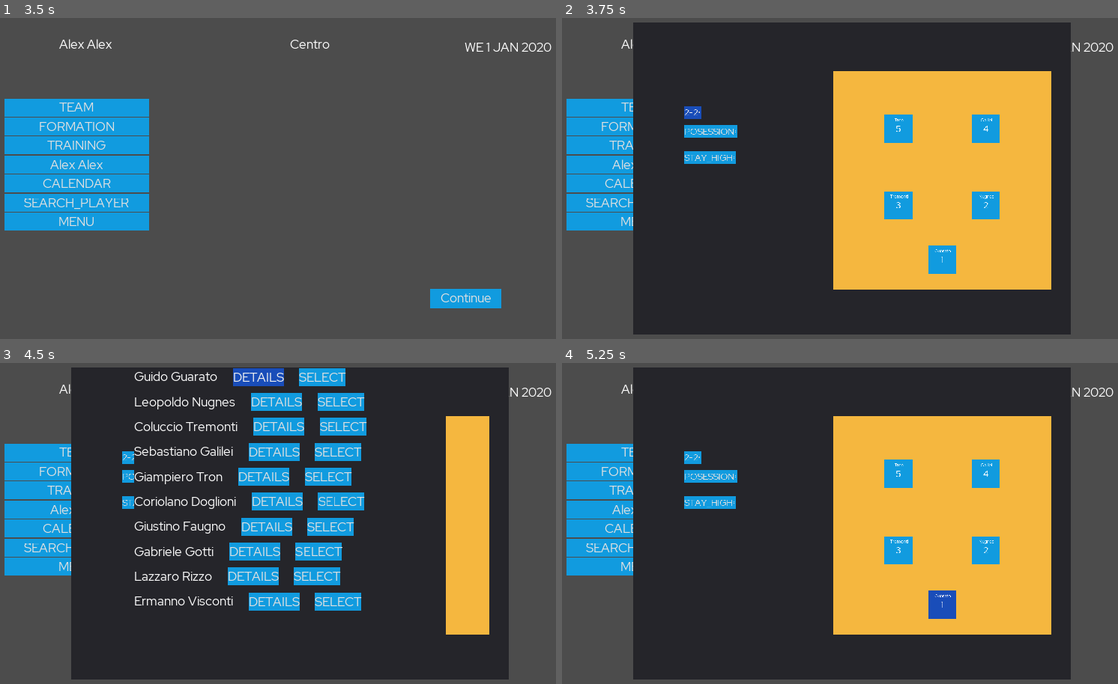
Above: before the commit, frames 1-4 (two rows, left to right).
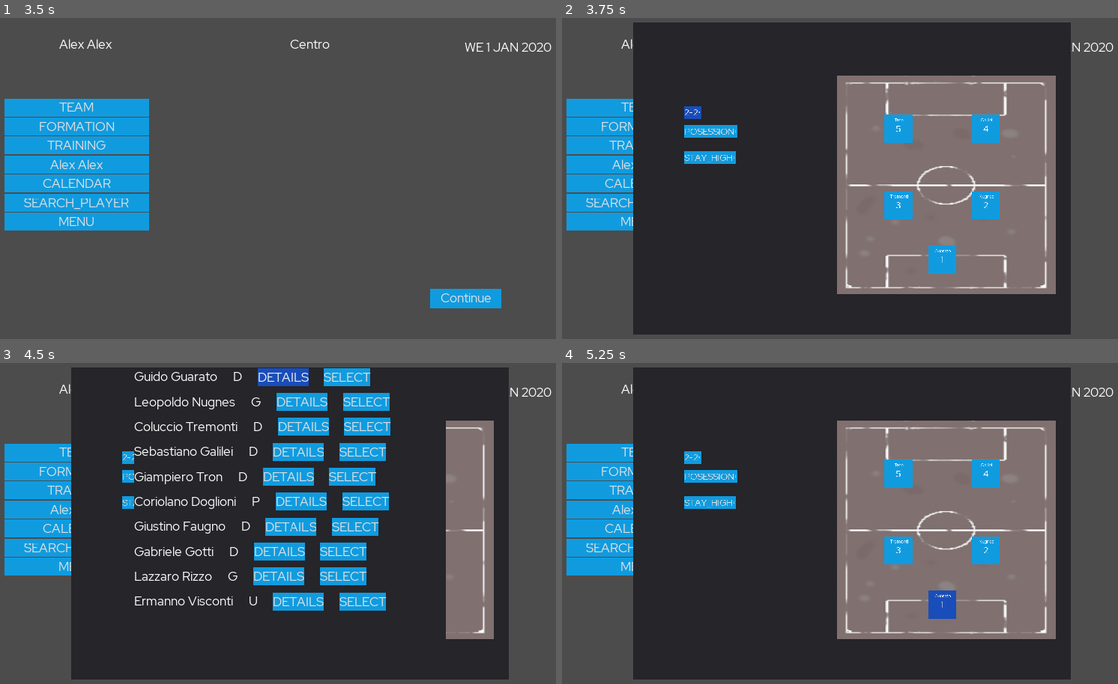
Above: after the commit, the same moments.

Repository: dulvui/futsal-manager
Game: Godot game, scene res://src/screens/splash/SplashScreen.tscn
The game is run twice, just before and just after one commit, with the same random seed, the same clock (stepped at 60 frames per second) and the same inputs.
Inputs (mouse positions are in pixels of both pictures, inside the frame that each line leads up to):
- Up to frame 1 (3.5 s): click "START" at 0.5 s; click (316, 143) at 1.27 s; type "Alex" at 1.35 s; click (316, 168) at 1.5 s; type "Alex" at 1.58 s; click "Continue" at 2 s; click "Centro" at 2.75 s
- Up to frame 2 (3.75 s): click "FORMATION" at 3.5 s
- Up to frame 3 (4.5 s): click (378, 603) at 4.27 s
- Up to frame 4 (5.25 s): click "Continue" at 5 s

Frame 1 is identical in both runs. In frame 2, 26% of the frame differs, in the area x 48-89%, y 16-87%; in frame 3, 16%; in frame 4, 26%.

Commit message:
added moving players

Diff:
--- a/game/project.godot
+++ b/game/project.godot
@@ -41,9 +41,20 @@
 
 theme/custom="res://theme.tres"
 
+[layer_names]
+
+2d_physics/layer_1="ball"
+2d_physics/layer_2="world"
+2d_physics/layer_3="lines"
+2d_physics/layer_4="player"
+
 [locale]
 
 translations=PoolStringArray( "res://assets/i18n/FutsalManagerI18N - Sheet1.de.translation", "res://assets/i18n/FutsalManagerI18N - Sheet1.en.translation", "res://assets/i18n/FutsalManagerI18N - Sheet1.it.translation" )
+
+[physics]
+
+2d/default_gravity_vector=Vector2( 0, 0 )
 
 [rendering]
 
--- a/game/src/screens/dashboard/Dashboard.gd
+++ b/game/src/screens/dashboard/Dashboard.gd
@@ -30,8 +30,6 @@
 	pass # Replace with function body.
 
 
-
-
 func _on_SearchPlayer_pressed():
 	$AllPlayersPopup.popup_centered()
 
@@ -42,3 +40,7 @@
 
 func _on_Formation_pressed():
 	$FormationPopUp.popup_centered()
+
+
+func _on_Continue_pressed():
+	pass # Replace with function body.
--- a/game/src/screens/dashboard/Dashboard.tscn
+++ b/game/src/screens/dashboard/Dashboard.tscn
@@ -175,3 +175,4 @@
 [connection signal="pressed" from="Buttons/Calendar" to="." method="_on_Calendar_pressed"]
 [connection signal="pressed" from="Buttons/SearchPlayer" to="." method="_on_SearchPlayer_pressed"]
 [connection signal="pressed" from="Buttons/Menu" to="." method="_on_Menu_pressed"]
+[connection signal="pressed" from="Continue" to="." method="_on_Continue_pressed"]
--- /dev/null
+++ b/game/src/screens/match/Match.gd
@@ -0,0 +1,6 @@
+extends Control
+
+
+
+func _ready():
+	pass # Replace with function body.
--- /dev/null
+++ b/game/src/screens/match/Match.tscn
@@ -0,0 +1,127 @@
+[gd_scene load_steps=4 format=2]
+
+[ext_resource path="res://src/screens/match/field/Field.tscn" type="PackedScene" id=1]
+[ext_resource path="res://theme.tres" type="Theme" id=2]
+[ext_resource path="res://src/screens/match/Match.gd" type="Script" id=3]
+
+[node name="Match" type="Control"]
+anchor_right = 1.0
+anchor_bottom = 1.0
+theme = ExtResource( 2 )
+script = ExtResource( 3 )
+__meta__ = {
+"_edit_use_anchors_": false
+}
+
+[node name="HUD" type="Control" parent="."]
+margin_right = 40.0
+margin_bottom = 40.0
+__meta__ = {
+"_edit_use_anchors_": false
+}
+
+[node name="TopBar" type="HBoxContainer" parent="HUD"]
+anchor_left = 0.5
+anchor_right = 0.5
+margin_left = 700.927
+margin_top = 47.2864
+margin_right = 1189.93
+margin_bottom = 103.286
+custom_constants/separation = 20
+__meta__ = {
+"_edit_use_anchors_": false
+}
+
+[node name="Time" type="Label" parent="HUD/TopBar"]
+margin_right = 47.0
+margin_bottom = 56.0
+text = "32"
+__meta__ = {
+"_edit_use_anchors_": false
+}
+
+[node name="Home" type="Label" parent="HUD/TopBar"]
+margin_left = 67.0
+margin_right = 226.0
+margin_bottom = 56.0
+text = "Robledo"
+__meta__ = {
+"_edit_use_anchors_": false
+}
+
+[node name="Result" type="Label" parent="HUD/TopBar"]
+margin_left = 246.0
+margin_right = 306.0
+margin_bottom = 56.0
+text = "3:0"
+__meta__ = {
+"_edit_use_anchors_": false
+}
+
+[node name="Away" type="Label" parent="HUD/TopBar"]
+margin_left = 326.0
+margin_right = 489.0
+margin_bottom = 56.0
+text = "Cisneros"
+__meta__ = {
+"_edit_use_anchors_": false
+}
+
+[node name="Pause" type="Button" parent="HUD"]
+margin_left = 1703.62
+margin_top = 36.0218
+margin_right = 1840.62
+margin_bottom = 92.0218
+text = "PAUSE"
+
+[node name="LeftButtons" type="VBoxContainer" parent="HUD"]
+margin_left = 215.352
+margin_top = 337.73
+margin_right = 467.352
+margin_bottom = 753.73
+__meta__ = {
+"_edit_use_anchors_": false
+}
+
+[node name="Base" type="Button" parent="HUD/LeftButtons"]
+margin_right = 252.0
+margin_bottom = 56.0
+text = "FIELD"
+
+[node name="Change" type="Button" parent="HUD/LeftButtons"]
+margin_top = 60.0
+margin_right = 252.0
+margin_bottom = 116.0
+text = "CHANGE"
+
+[node name="Tactics" type="Button" parent="HUD/LeftButtons"]
+margin_top = 120.0
+margin_right = 252.0
+margin_bottom = 176.0
+text = "TACTICS"
+
+[node name="Formation" type="Button" parent="HUD/LeftButtons"]
+margin_top = 180.0
+margin_right = 252.0
+margin_bottom = 236.0
+text = "FORMATION"
+
+[node name="Table" type="Button" parent="HUD/LeftButtons"]
+margin_top = 240.0
+margin_right = 252.0
+margin_bottom = 296.0
+text = "TABLE"
+
+[node name="Matches" type="Button" parent="HUD/LeftButtons"]
+margin_top = 300.0
+margin_right = 252.0
+margin_bottom = 356.0
+text = "MATCHES"
+
+[node name="Votes" type="Button" parent="HUD/LeftButtons"]
+margin_top = 360.0
+margin_right = 252.0
+margin_bottom = 416.0
+text = "VOTES"
+
+[node name="Field" parent="." instance=ExtResource( 1 )]
--- /dev/null
+++ b/game/src/screens/match/field/Field.tscn
@@ -0,0 +1,139 @@
+[gd_scene load_steps=5 format=2]
+
+[ext_resource path="res://assets/field.png" type="Texture" id=1]
+[ext_resource path="res://src/screens/match/field/ball/Ball.tscn" type="PackedScene" id=2]
+[ext_resource path="res://src/screens/match/field/player/Player.tscn" type="PackedScene" id=3]
+
+[sub_resource type="RectangleShape2D" id=1]
+extents = Vector2( 531.495, 78.8438 )
+
+[node name="Field" type="Control"]
+margin_left = 635.678
+margin_top = 230.963
+margin_right = 1835.68
+margin_bottom = 1030.96
+__meta__ = {
+"_edit_use_anchors_": false
+}
+
+[node name="TextureRect" type="TextureRect" parent="."]
+anchor_left = 0.5
+anchor_top = 0.5
+anchor_right = 0.5
+anchor_bottom = 0.5
+margin_left = -528.0
+margin_top = -336.0
+margin_right = 528.0
+margin_bottom = 336.0
+texture = ExtResource( 1 )
+expand = true
+
+[node name="HomePlayers" type="Control" parent="."]
+margin_left = 69.4901
+margin_top = 67.7083
+margin_right = 109.49
+margin_bottom = 107.708
+
+[node name="G" parent="HomePlayers" instance=ExtResource( 3 )]
+position = Vector2( 24.9451, 297.56 )
+shirt_color = Color( 0.211765, 0.0196078, 0.0196078, 1 )
+
+[node name="D" parent="HomePlayers" instance=ExtResource( 3 )]
+position = Vector2( 187.089, 114.035 )
+pos = "D"
+shirt_number = "4"
+
+[node name="WL" parent="HomePlayers" instance=ExtResource( 3 )]
+position = Vector2( 187.089, 449.013 )
+pos = "WL"
+shirt_number = "5"
+
+[node name="WR" parent="HomePlayers" instance=ExtResource( 3 )]
+position = Vector2( 445.449, 459.704 )
+pos = "WR"
+shirt_number = "7"
+
+[node name="P" parent="HomePlayers" instance=ExtResource( 3 )]
+position = Vector2( 443.668, 119.38 )
+pos = "P"
+shirt_number = "9"
+
+[node name="AwayPlayers" type="Control" parent="."]
+margin_left = 584.726
+margin_top = 73.6318
+margin_right = 624.726
+margin_bottom = 113.632
+__meta__ = {
+"_edit_use_anchors_": false
+}
+
+[node name="G" parent="AwayPlayers" instance=ExtResource( 3 )]
+position = Vector2( 459.704, 279.742 )
+shirt_color = Color( 0.0509804, 0.101961, 0.854902, 1 )
+
+[node name="D" parent="AwayPlayers" instance=ExtResource( 3 )]
+position = Vector2( 317.16, 292.215 )
+pos = "D"
+shirt_number = "2"
+shirt_color = Color( 0.113725, 0.854902, 0.909804, 1 )
+
+[node name="WL" parent="AwayPlayers" instance=ExtResource( 3 )]
+position = Vector2( 155.016, 459.704 )
+pos = "WL"
+shirt_number = "3"
+shirt_color = Color( 0.113725, 0.854902, 0.909804, 1 )
+
+[node name="WR" parent="AwayPlayers" instance=ExtResource( 3 )]
+position = Vector2( 174.616, 83.7445 )
+pos = "WR"
+shirt_number = "6"
+shirt_color = Color( 0.113725, 0.854902, 0.909804, 1 )
+
+[node name="P" parent="AwayPlayers" instance=ExtResource( 3 )]
+position = Vector2( 58.7993, 283.306 )
+pos = "P"
+shirt_number = "9"
+shirt_color = Color( 0.113725, 0.854902, 0.909804, 1 )
+
+[node name="Ball" parent="." instance=ExtResource( 2 )]
+position = Vector2( 586.211, 390.214 )
+
+[node name="Walls" type="Control" parent="."]
+anchor_right = 1.0
+anchor_bottom = 1.0
+__meta__ = {
+"_edit_use_anchors_": false
+}
+
+[node name="Up" type="StaticBody2D" parent="Walls"]
+collision_layer = 2
+
+[node name="ColissionShape" type="CollisionShape2D" parent="Walls/Up"]
+position = Vector2( 599.649, -15.7442 )
+shape = SubResource( 1 )
+
+[node name="Down" type="StaticBody2D" parent="Walls"]
+position = Vector2( 0, 832 )
+collision_layer = 2
+
+[node name="ColissionShape" type="CollisionShape2D" parent="Walls/Down"]
+position = Vector2( 599.649, -15.7442 )
+shape = SubResource( 1 )
+
+[node name="Left" type="StaticBody2D" parent="Walls"]
+position = Vector2( -209.774, 450.593 )
+scale = Vector2( 0.24915, 5.28634 )
+collision_layer = 2
+
+[node name="ColissionShape" type="CollisionShape2D" parent="Walls/Left"]
+position = Vector2( 599.649, -15.7442 )
+shape = SubResource( 1 )
+
+[node name="Right" type="StaticBody2D" parent="Walls"]
+position = Vector2( 1112.23, 450.593 )
+scale = Vector2( 0.24915, 5.28634 )
+collision_layer = 2
+
+[node name="ColissionShape" type="CollisionShape2D" parent="Walls/Right"]
+position = Vector2( 599.649, -15.7442 )
+shape = SubResource( 1 )
--- /dev/null
+++ b/game/src/screens/match/field/ball/Ball.gd
@@ -0,0 +1,3 @@
+extends RigidBody2D
+
+var height = 0 # saves height so if cross, bal goes trough players
--- /dev/null
+++ b/game/src/screens/match/field/ball/Ball.tscn
@@ -0,0 +1,24 @@
+[gd_scene load_steps=5 format=2]
+
+[ext_resource path="res://assets/ball.png" type="Texture" id=1]
+[ext_resource path="res://src/screens/match/field/ball/Ball.gd" type="Script" id=2]
+
+[sub_resource type="PhysicsMaterial" id=2]
+bounce = 0.9
+
+[sub_resource type="CircleShape2D" id=1]
+
+[node name="Ball" type="RigidBody2D"]
+collision_mask = 4
+mass = 0.609184
+physics_material_override = SubResource( 2 )
+custom_integrator = true
+script = ExtResource( 2 )
+
+[node name="Sprite" type="Sprite" parent="."]
+scale = Vector2( 3, 3 )
+texture = ExtResource( 1 )
+
+[node name="CollisionShape2D" type="CollisionShape2D" parent="."]
+scale = Vector2( 3, 3 )
+shape = SubResource( 1 )
--- /dev/null
+++ b/game/src/screens/match/field/player/Player.gd
@@ -0,0 +1,71 @@
+extends KinematicBody2D
+
+export (String, "G", "D", "WL", "WR", "P") var pos = "G"
+
+var stats = {}
+var shirtnumber = 1
+var surname = ""
+
+var goals = 0
+var shots = 0
+var shots_on_target = 0
+var passes = 0
+var passes_success = 0
+var dribblings = 0
+var dribblings_success = 0
+var tackling = 0
+var tackling_success = 0
+var meters_run = 0
+
+
+onready var ball = get_parent().get_parent().get_node("Ball")
+
+export var shirt_number = "1"
+export var shirt_color = Color.red
+
+var has_ball = false #probably detects when ball enters Ball detector
+
+onready var eyes = $Eyes
+
+func _ready():
+	$Control/ShirtNumber.text = shirt_number
+	$Control/ColorRect.color = shirt_color
+
+func set_up(player):
+	eyes.cast_to(0,player["visiion"] * 10)
+
+func _physics_process(delta):
+	if pos != "G":
+		var direction = (ball.global_position - global_position).normalized()
+		var distance_to_player = global_position.distance_to(ball.global_position)
+		move_and_slide(direction *0.4 * distance_to_player)
+
+
+#	print("pla")
+	look_at(ball.global_position)
+#	print(ball.global_position)
+
+
+func update():
+	if has_ball:
+		pass
+		#move forwards, if playerdetectore detects enemy, pass, dribble, move back or shoot
+		#dependig on tactic and stats of player
+	else:
+		#check where ball is, if near go to ball, else mark player or stay in position
+		pass
+
+# move to player or ball, whatever closer is.
+# special movements: cornerns, penlaties, free kicks, kick off, rimessa
+func move():
+	pass
+
+
+func pass_ball():
+	pass
+
+
+
+# so player can hear other players, when no seeing, depends on teamwork if players shout or not
+func hear():
+	pass
--- /dev/null
+++ b/game/src/screens/match/field/player/Player.tscn
@@ -0,0 +1,55 @@
+[gd_scene load_steps=5 format=2]
+
+[ext_resource path="res://theme.tres" type="Theme" id=1]
+[ext_resource path="res://src/screens/match/field/player/Player.gd" type="Script" id=2]
+
+[sub_resource type="CircleShape2D" id=1]
+
+[sub_resource type="CircleShape2D" id=2]
+
+[node name="Player" type="KinematicBody2D"]
+script = ExtResource( 2 )
+
+[node name="Eyes" type="RayCast2D" parent="."]
+position = Vector2( 32.128, 31.498 )
+cast_to = Vector2( 0, 200 )
+
+[node name="CollisionShape2D" type="CollisionShape2D" parent="."]
+position = Vector2( 31.5527, 31.0808 )
+scale = Vector2( 3, 3 )
+shape = SubResource( 1 )
+
+[node name="BallDetector" type="Area2D" parent="."]
+position = Vector2( 32.0917, 32.0917 )
+scale = Vector2( 8, 8 )
+collision_layer = 0
+collision_mask = 9
+
+[node name="CollisionShape2D" type="CollisionShape2D" parent="BallDetector"]
+shape = SubResource( 2 )
+
+[node name="Control" type="Control" parent="."]
+margin_right = 64.0
+margin_bottom = 64.0
+theme = ExtResource( 1 )
+__meta__ = {
+"_edit_use_anchors_": false
+}
+
+[node name="ColorRect" type="ColorRect" parent="Control"]
+margin_right = 64.0
+margin_bottom = 64.0
+color = Color( 0.290196, 0.101961, 0.101961, 1 )
+__meta__ = {
+"_edit_use_anchors_": false
+}
+
+[node name="ShirtNumber" type="Label" parent="Control"]
+anchor_right = 1.0
+anchor_bottom = 1.0
+text = "21"
+align = 1
+valign = 1
+__meta__ = {
+"_edit_use_anchors_": false
+}
--- a/game/src/ui-components/formation/Formation.tscn
+++ b/game/src/ui-components/formation/Formation.tscn
@@ -1,9 +1,10 @@
-[gd_scene load_steps=11 format=2]
+[gd_scene load_steps=12 format=2]
 
 [ext_resource path="res://src/ui-components/formation/Formation.gd" type="Script" id=1]
 [ext_resource path="res://theme.tres" type="Theme" id=2]
 [ext_resource path="res://src/ui-components/formation/player/Player.tscn" type="PackedScene" id=3]
 [ext_resource path="res://src/ui-components/player-list/PlayerList.tscn" type="PackedScene" id=4]
+[ext_resource path="res://assets/field.png" type="Texture" id=5]
 
 [sub_resource type="Animation" id=3]
 resource_name = "Fade1-1-2"
@@ -366,10 +367,19 @@
 margin_right = 1840.0
 margin_bottom = 1048.0
 
-[node name="ColorRect" type="ColorRect" parent="Field"]
-margin_right = 1000.0
-margin_bottom = 1000.0
-color = Color( 0.960784, 0.717647, 0.247059, 1 )
+[node name="TextureRect" type="TextureRect" parent="Field"]
+anchor_right = 1.0
+anchor_bottom = 1.0
+margin_left = 1020.0
+margin_top = 19.9999
+margin_right = 1020.0
+margin_bottom = 19.9999
+rect_rotation = 90.0
+texture = ExtResource( 5 )
+expand = true
+__meta__ = {
+"_edit_use_anchors_": false
+}
 
 [node name="G" parent="Field" instance=ExtResource( 3 )]
 anchor_left = 0.5
--- a/game/src/ui-components/player-profile/PlayerProfile.gd
+++ b/game/src/ui-components/player-profile/PlayerProfile.gd
@@ -8,6 +8,7 @@
 	player = new_player
 	$HBoxContainer/Name.text = player["name"] + " " + player["surname"]
 	$DetailPopup/Info/Position.text = player["position"]
+	$HBoxContainer/Position.text = player["position"]
 	$DetailPopup/Info/Age.text = player["birth_date"]
 	$DetailPopup/Info/Nationality.text = player["nationality"]
 	$DetailPopup/Info/Team.text = player["team"]
@@ -18,6 +19,8 @@
 	$DetailPopup/Technical/LongPass.text = str(tech["long_pass"])
 	$DetailPopup/Technical/Tackling.text = str(tech["tackling"])
 	$DetailPopup/Technical/Corner.text = str(tech["corners"])
+	$DetailPopup/Technical/Shoot.text = str(tech["shoot"])
+	$DetailPopup/Technical/LongShoot.text = str(tech["long_shoot"])
 
 	var mental = player["stats"]["mental"]
 	$DetailPopup/Mental/Agressivity.text = str(mental["agressivity"])
@@ -46,3 +49,7 @@
 func _on_Select_pressed():
 	print("select in prfoile")
 	emit_signal("player_select")
+
+
+func _on_Hide_pressed():
+	$DetailPopup.hide()
--- a/game/src/ui-components/player-profile/PlayerProfile.tscn
+++ b/game/src/ui-components/player-profile/PlayerProfile.tscn
@@ -28,15 +28,24 @@
 "_edit_use_anchors_": false
 }
 
+[node name="Position" type="Label" parent="HBoxContainer"]
+margin_left = 350.0
+margin_right = 380.0
+margin_bottom = 56.0
+text = "U"
+__meta__ = {
+"_edit_use_anchors_": false
+}
+
 [node name="Details" type="Button" parent="HBoxContainer"]
-margin_left = 350.0
-margin_right = 521.0
+margin_left = 430.0
+margin_right = 601.0
 margin_bottom = 56.0
 text = "DETAILS"
 
 [node name="Select" type="Button" parent="HBoxContainer"]
-margin_left = 571.0
-margin_right = 729.0
+margin_left = 651.0
+margin_right = 809.0
 margin_bottom = 56.0
 text = "SELECT"
 
@@ -149,6 +158,30 @@
 margin_bottom = 56.0
 text = "12"
 
+[node name="ShootLabel" type="Label" parent="DetailPopup/Technical"]
+margin_left = 288.0
+margin_right = 323.0
+margin_bottom = 56.0
+text = "SHOOT"
+
+[node name="Shoot" type="Label" parent="DetailPopup/Technical"]
+margin_left = 288.0
+margin_right = 323.0
+margin_bottom = 56.0
+text = "12"
+
+[node name="LongShootLabel" type="Label" parent="DetailPopup/Technical"]
+margin_left = 288.0
+margin_right = 323.0
+margin_bottom = 56.0
+text = "LONG_SHOOT"
+
+[node name="LongShoot" type="Label" parent="DetailPopup/Technical"]
+margin_left = 288.0
+margin_right = 323.0
+margin_bottom = 56.0
+text = "12"
+
 [node name="PassLabel" type="Label" parent="DetailPopup/Technical"]
 margin_top = 60.0
 margin_right = 248.0
@@ -266,5 +299,13 @@
 margin_top = 240.0
 margin_right = 276.0
 margin_bottom = 240.0
+
+[node name="Hide" type="Button" parent="DetailPopup"]
+margin_left = 1108.0
+margin_top = 76.0
+margin_right = 1148.0
+margin_bottom = 132.0
+text = "X"
 [connection signal="pressed" from="HBoxContainer/Details" to="." method="_on_Details_pressed"]
 [connection signal="pressed" from="HBoxContainer/Select" to="." method="_on_Select_pressed"]
+[connection signal="pressed" from="DetailPopup/Hide" to="." method="_on_Hide_pressed"]
--- a/game/src/utils/data-saver/DataSaver.gd
+++ b/game/src/utils/data-saver/DataSaver.gd
@@ -100,3 +100,5 @@
 	var index2 = selected_players.find(player)
 	selected_players[index] = player
 	selected_players[index2] = player_to_replace
+	config.set_value("season","players",selected_players)
+	config.save("user://settings.cfg")
Binary file added: game/assets/ball.png
Not shown, added: game/assets/ball.png.import
Binary file added: game/assets/field.png
Not shown, added: game/assets/field.png.import
